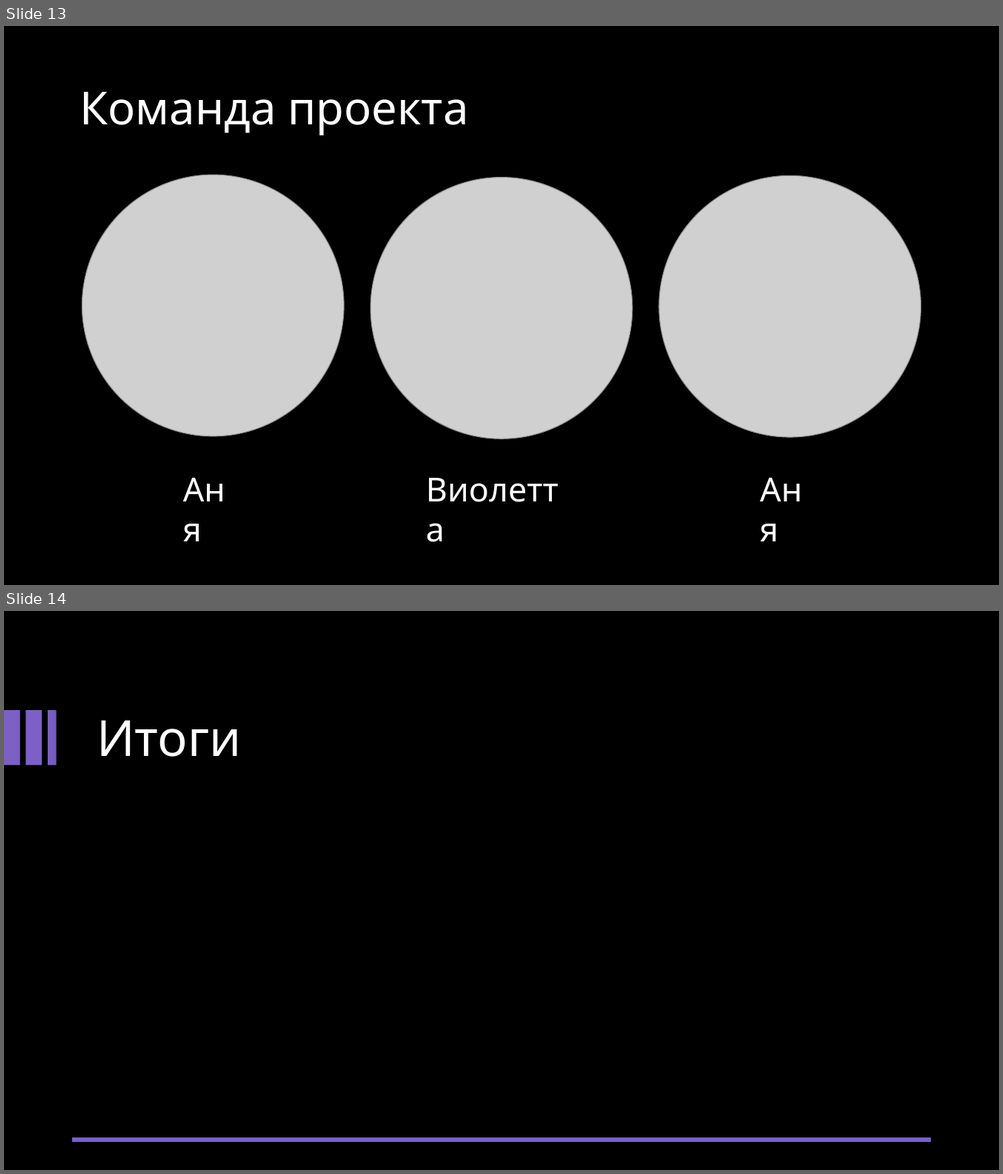
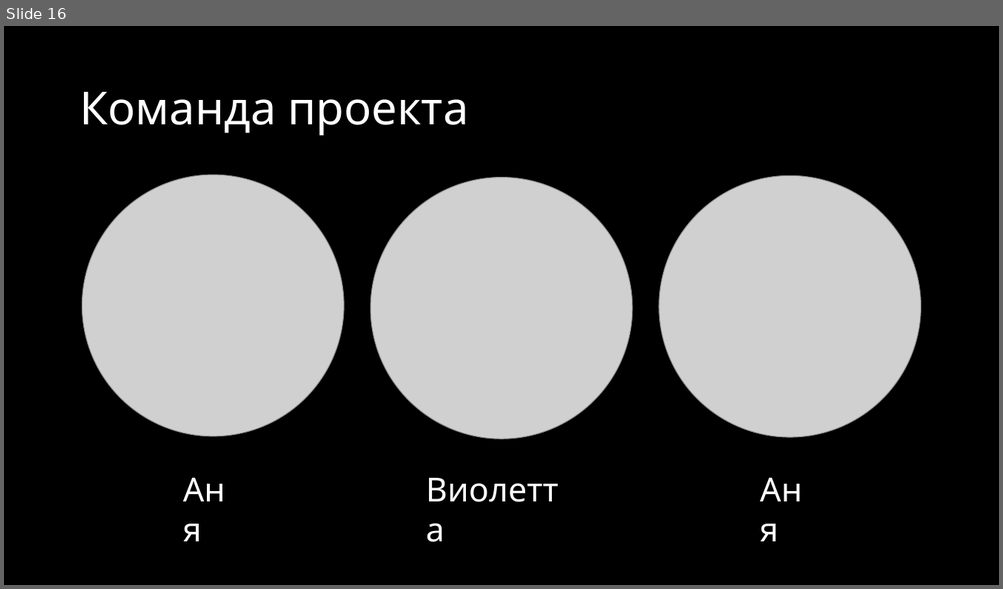
Before and after one commit to Flnchkv/Dostavochka, a slide deck: Презентация.pptx. Shown one above the other, each under a label of ours: slides 13 and 14 before the commit, slide 16 after it. The pictures are 1003x1174 and 1003x589 pixels, drawn with LibreOffice and Linux fonts; fonts in the diff are those of the drawing; grey boxes stand for pictures. Boxes give left, top, right and bottom in pixels: in the first picture for what was removed or moved away, otherwise in the second. Text is boxed around its words. In the diff, an @@ line names an element or a change of style, - is before the commit and + after.

```diff
--- a/Презентация.pptx
+++ b/Презентация.pptx
@@ slide 14 removed at bbox=[4, 611, 999, 1170], background #000000 @@
@@ rectangle removed at bbox=[57, 661, 946, 815] @@
@@ rectangle removed at bbox=[4, 710, 20, 766] @@
@@ rectangle removed at bbox=[25, 710, 41, 766] @@
@@ rectangle removed at bbox=[48, 710, 64, 766] @@
@@ title removed at bbox=[96, 721, 242, 757] @@
-Итоги
@@ line removed from (930, 1140) to (73, 1140) @@
@@ what was slide 13 is now slide 16 @@
```
Also in this commit, not shown: 4 slides changed, 4 slides added, 2 other files.
